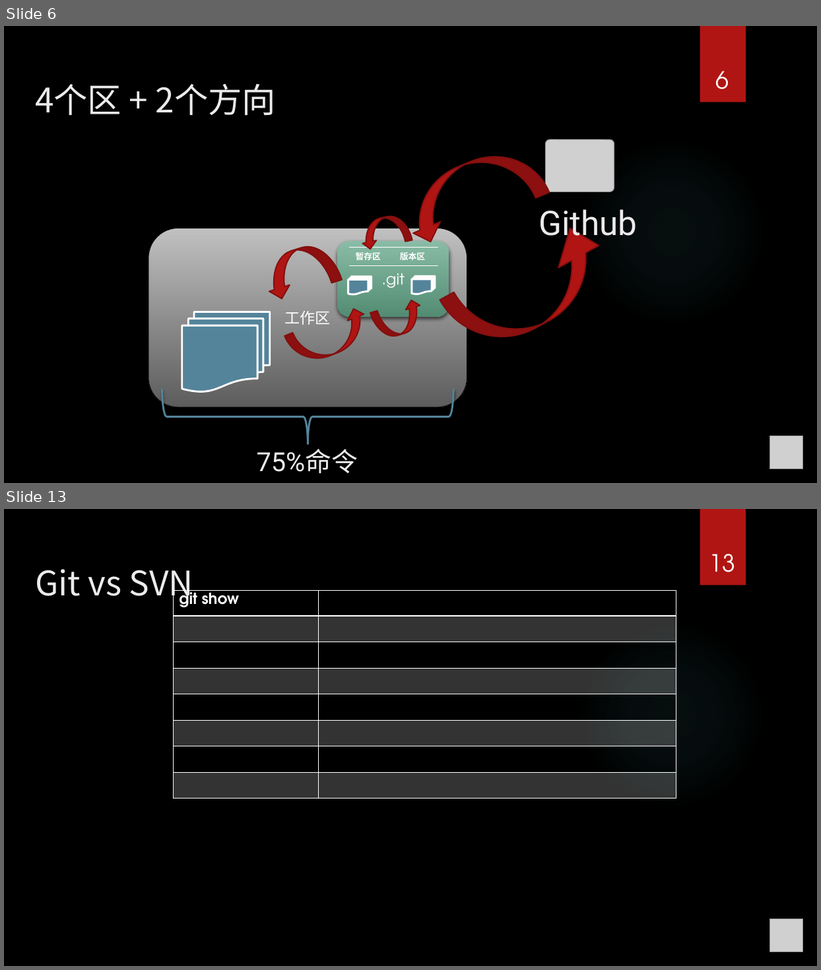
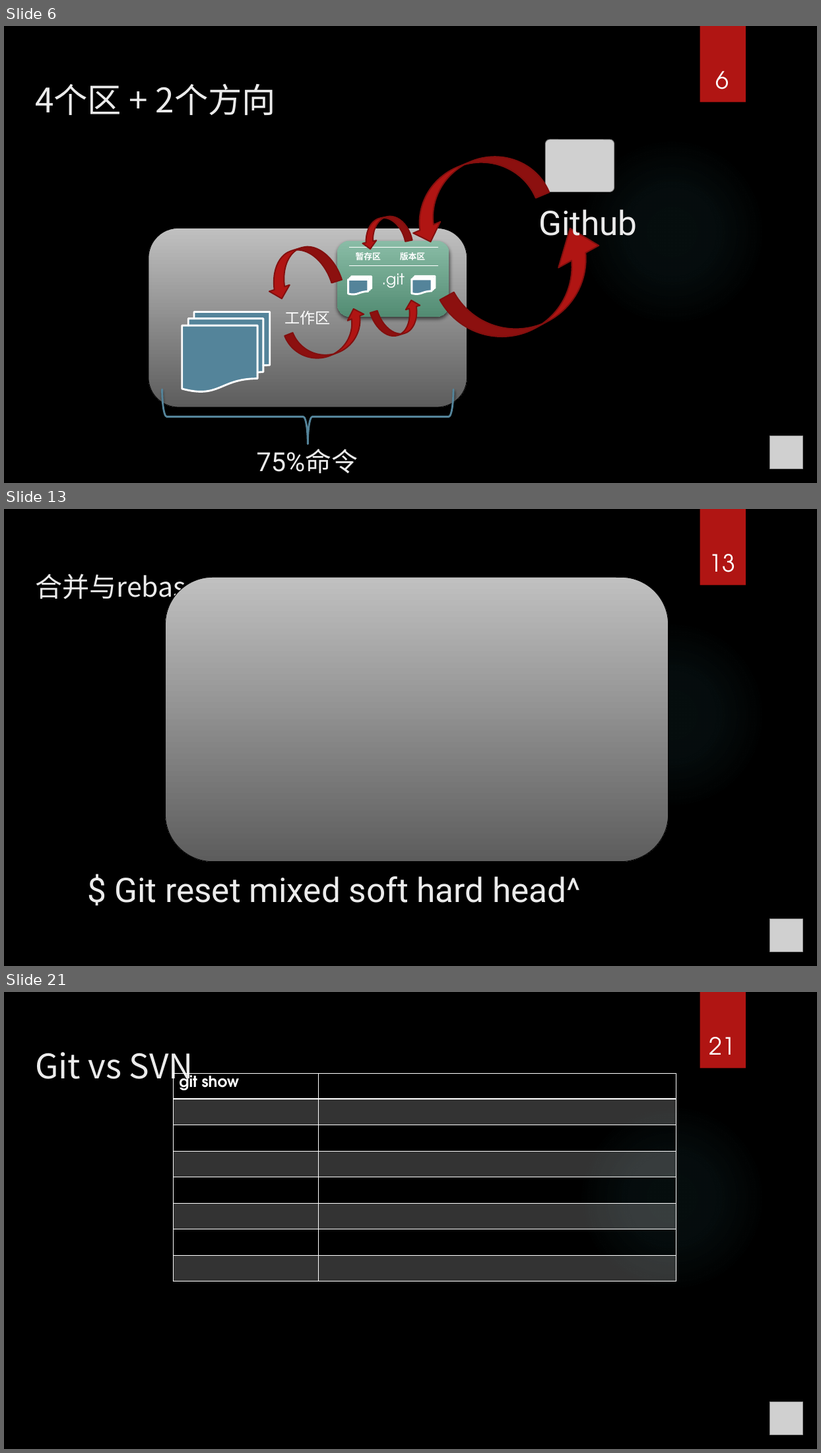
Before and after one commit to seafitliu/about, a slide deck: git那些事.pptx. Shown one above the other, each under a label of ours: slides 6 and 13 before the commit, slides 6, 13 and 21 after it; the slides between them are not shown. The pictures are 821x970 and 821x1453 pixels, drawn with LibreOffice and Linux fonts; fonts in the diff are those of the drawing; grey boxes stand for pictures; background and template pictures are left out. Boxes give left, top, right and bottom in pixels: in the first picture for what was removed or moved away, otherwise in the second. Text is boxed around its words. In the diff, an @@ line names an element or a change of style, - is before the commit and + after.

```diff
--- a/git那些事.pptx
+++ b/git那些事.pptx
@@ slide 13 added at <box>4,509,817,966</box>, background picture (left out); not listed: 2 template elements that a slide beside it also shows @@
@@ page number added at <box>710,554,736,572</box>, 28 pt, text #FFFFFF @@
+13
@@ title added at <box>35,574,201,604</box>, 32 pt, text #EBEBEB @@
+合并与rebase
@@ rounded rectangle added at <box>166,578,669,862</box>, fill gradient #C1C1C1 to #5E5E5E, outline #000000 0.75 pt @@
@@ text added at <box>185,657,222,677</box>, 18 pt, text #FFFFFF @@
+.git
@@ text added at <box>114,877,581,903</box>, 40 pt, text #EBEBEB @@
+$ Git reset mixed soft hard head^
@@ picture added at <box>770,920,803,952</box> @@
@@ what was slide 13 is now slide 21 @@
@@ page number at <box>710,1037,736,1055</box>: text changed @@
-13
+21
```
Also in this commit, not shown: 6 slides changed, 7 other slides added.
